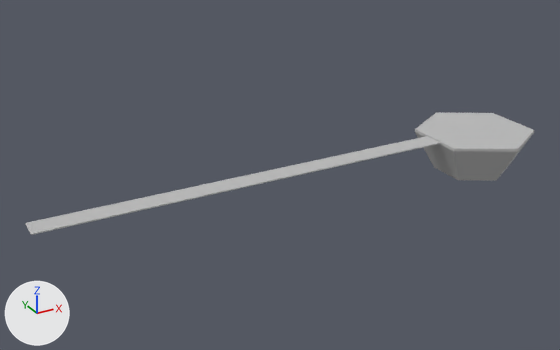
The OBJ model assets/models/walkway.obj: old version first, new version second.
Both versions are drawn from a 50 mm lens placed at (-56.3, -58.9, 29.2), pointed at (-23.0, 1.7, -1.0). Lighting does not change. The marker at lower left points along +X, +Y and +Z. Where no turn or scale is listed for an object, it has been applied to the vertices.

In view in the first picture: 'walkway'.
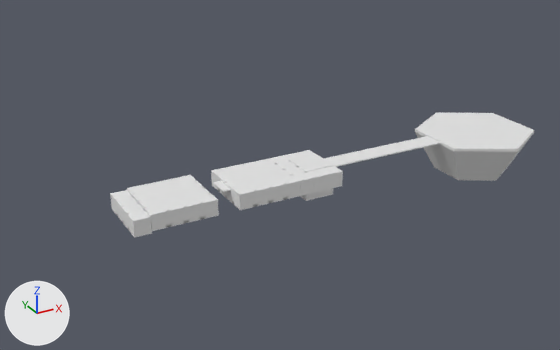
Boxes (x1, y1, x2, y2) around the edits, measured in the pictures (560 x 350 px):
'walkway', reshaped (17% narrower): before (25, 113, 534, 235); after (110, 113, 534, 238)
part 1 of me_walkway, added: after (110, 136, 441, 238)
part 2 of me_walkway, deleted: before (25, 136, 441, 235)
part 3 of me_walkway, recoloured (grey to white): (415, 114, 534, 181) in both

What changed in the scene script:
```text
Change me_walkway:
    used by ob_walkway; location = (0.0, 0.0, 0.0)
    remove me_walkway.from_pydata(...)  # 50 vertices, 40 faces; spans x -47.2..5.5, y -6.4..6.4, z -4.3..0.1
    add me_walkway.from_pydata(...)  # 3320 vertices, 3596 faces; spans x -39.3..5.5, y -6.4..6.4, z -4.3..0.3
    me_walkway part 1: 3278 vertices added at x -39.3..-3.3, y -2.9..3.2, z -2.8..0.3
    me_walkway part 2: 8 vertices removed from x -47.2, y -1.1..1.1, z -0.1..0.0
    me_walkway part 3: 32 faces spanning x -5.6..5.5, y -6.4..6.4, z -4.3..0.1 switch from mat_lambert3sg to no material
```
